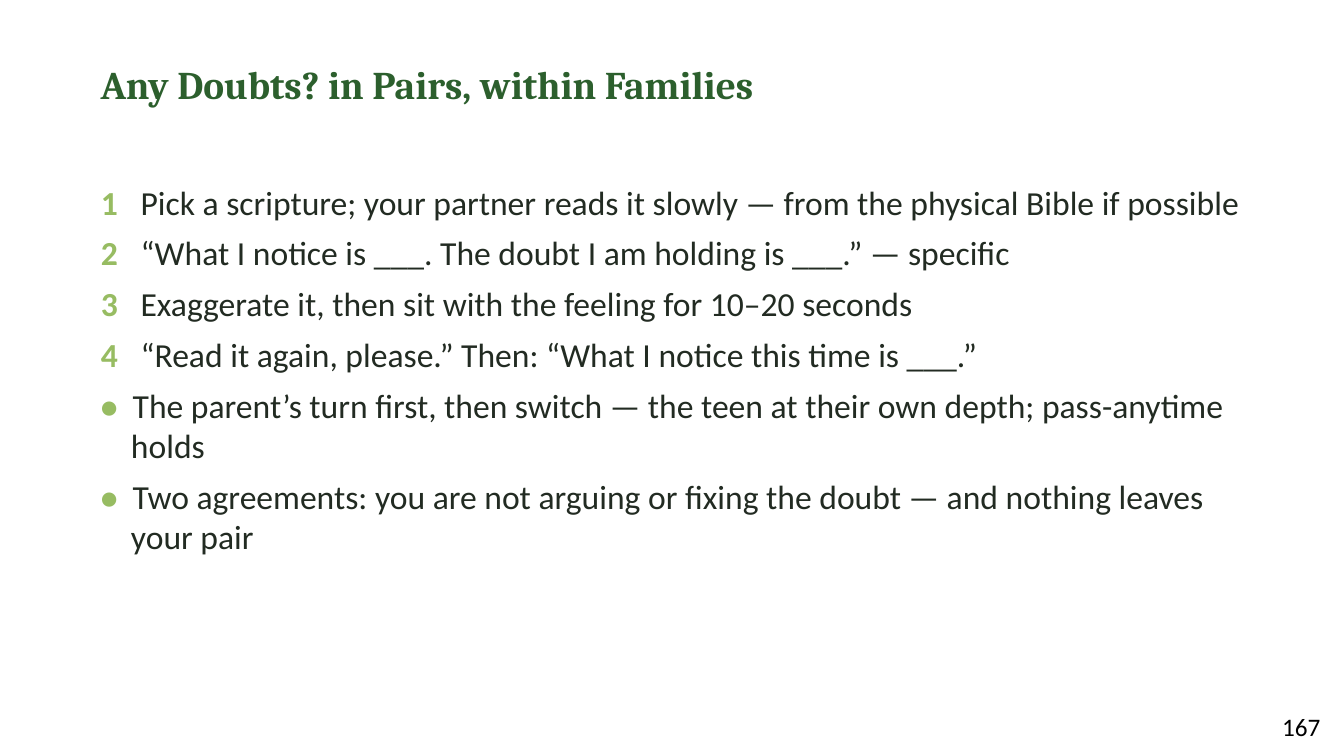
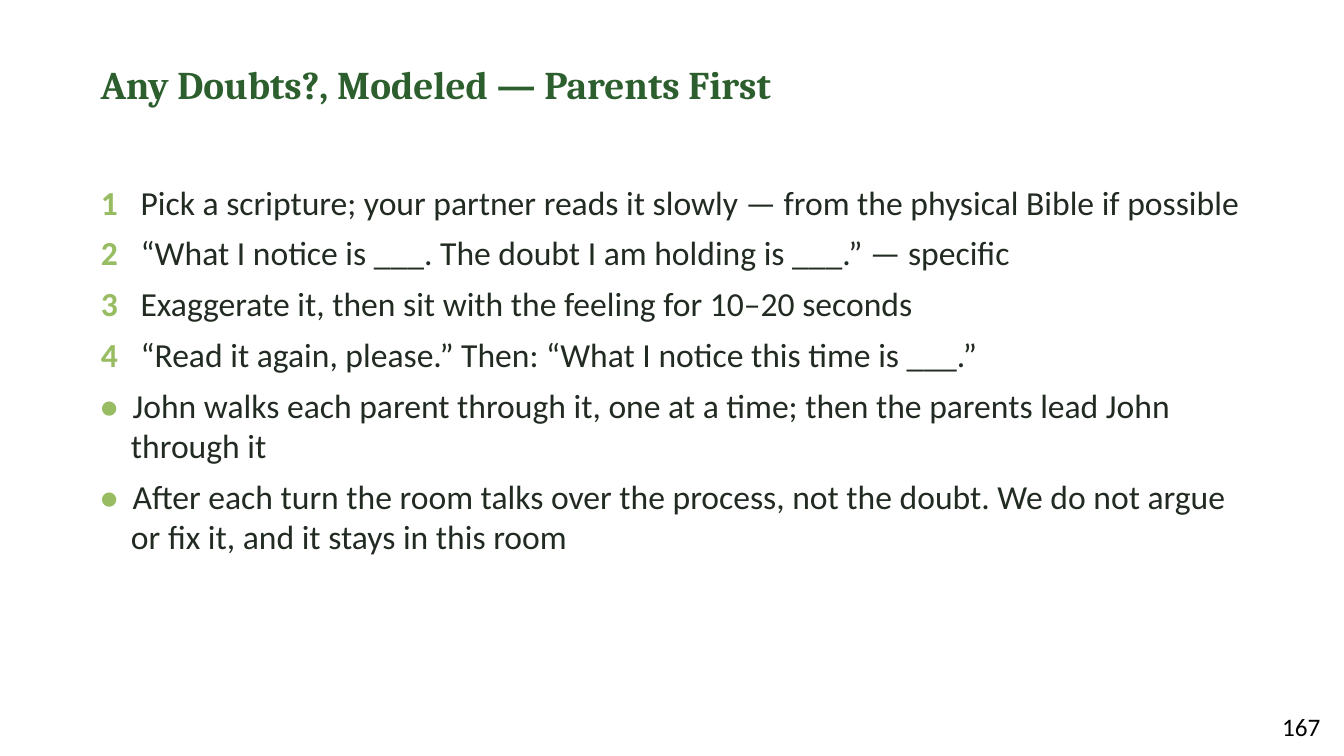
Before and after one commit to jgtittle-ministries/fellowship-of-the-heart-pilot-at-cca, a slide deck: slide 10 of docs/evening/materials/evening-08-slides.pptx. Drawn at 1344x756 pixels with LibreOffice and Linux fonts; fonts in the diff are those of the drawing. Boxes give left, top, right and bottom in pixels: in the first picture for what was removed or moved away, otherwise in the second. Text is boxed around its words. In the diff, an @@ line names an element or a change of style, - is before the commit and + after.

```diff
--- a/docs/evening/materials/evening-08-slides.pptx
+++ b/docs/evening/materials/evening-08-slides.pptx
@@ text at bbox=[101, 71, 770, 108]: text changed @@
-Any Doubts? in Pairs, within Families
+Any Doubts?, Modeled — Parents First
@@ text at bbox=[131, 394, 1225, 555]: text changed @@
-• The parent’s turn first, then switch — the teen at their own depth; pass-anytime holds
-• Two agreements: you are not arguing or fixing the doubt — and nothing leaves your pair
+• John walks each parent through it, one at a time; then the parents lead John through it
+• After each turn the room talks over the process, not the doubt. We do not argue or fix it, and it stays in this room
```
Also in this commit, not shown: 4 other slides changed, 7 other files.
